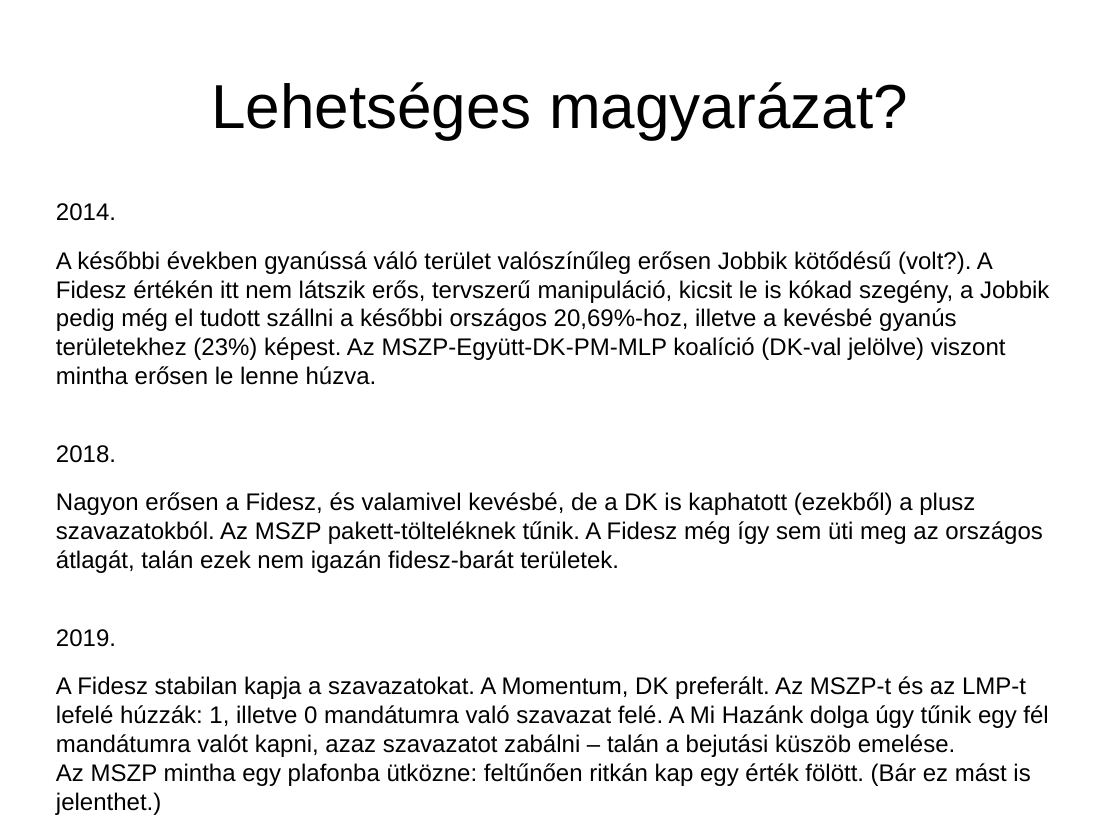
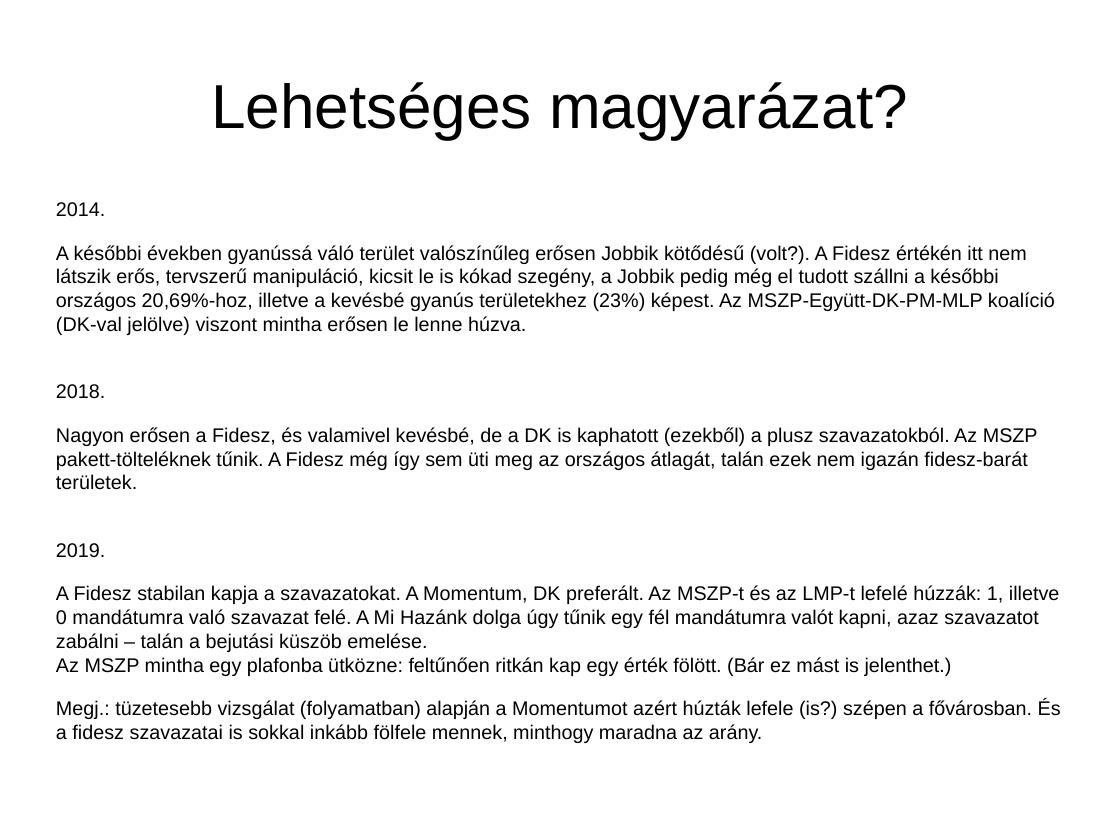
Before and after one commit to brezniczky/ep_elections_2019_hun, a slide deck: slide 32 of slides/hun/slides.odp. Drawn at 1120x840 pixels with LibreOffice and Linux fonts; fonts in the diff are those of the drawing. Boxes give left, top, right and bottom in pixels: in the first picture for what was removed or moved away, otherwise in the second. Text is boxed around its words. In the diff, an @@ line names an element or a change of style, - is before the commit and + after.

```diff
--- a/slides/hun/slides.odp
+++ b/slides/hun/slides.odp
@@ text at (x1=56, y1=202, x2=1060, y2=676): size 17 to 14 pt in "2014.", "A későbbi években gyanússá váló terület valószínűleg ...", "2018.", "Nagyon erősen a Fidesz, és valamivel kevésbé, ..." and 2 more places @@
@@ text at (x1=56, y1=700, x2=1061, y2=743): paragraph added @@
+Megj.: tüzetesebb vizsgálat (folyamatban) alapján a Momentumot azért húzták lefele (is?) szépen a fővárosban. És a fidesz szavazatai is sokkal inkább fölfele mennek, minthogy maradna az arány.
```
Also in this commit, not shown: 24 other slides changed, 3 slides added.
